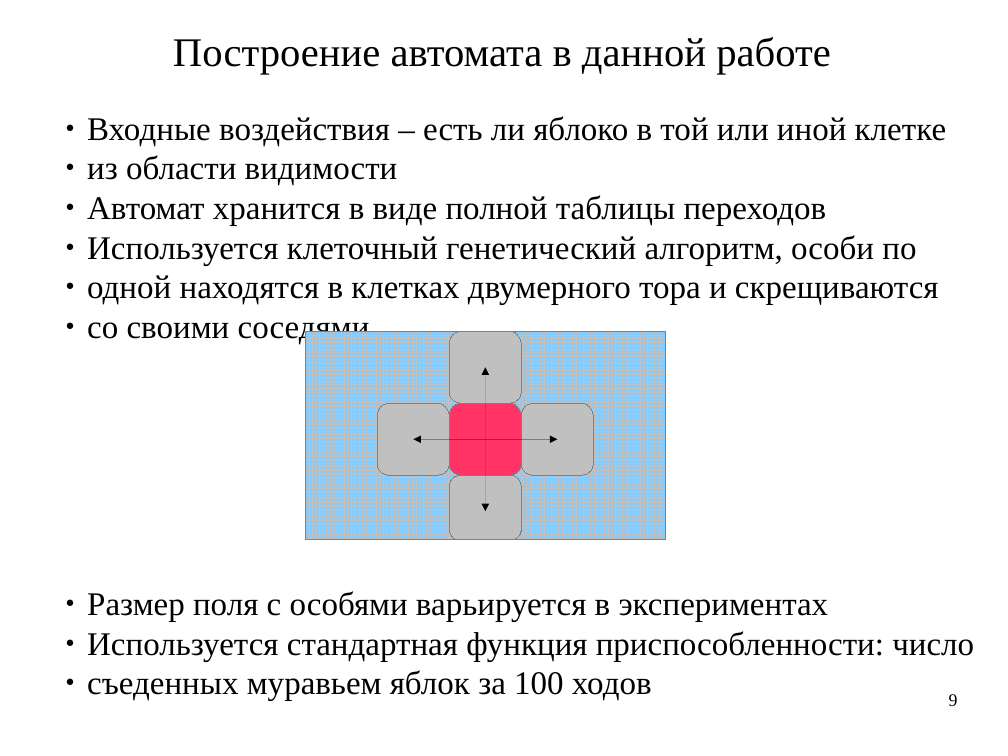
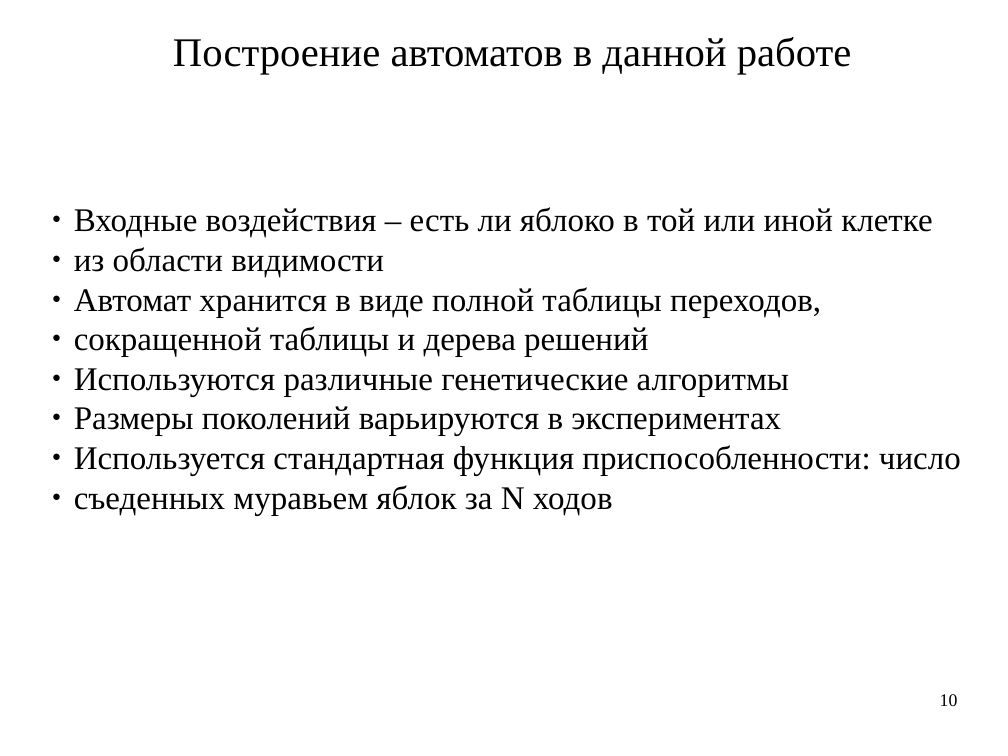
Before and after one commit to artem-bochkarev/master-work, a slide deck: slide 10 of Papers/Presentation.odp (slide 9 before the commit). Drawn at 1008x756 pixels with LibreOffice and Linux fonts; fonts in the diff are those of the drawing. Boxes give left, top, right and bottom in pixels: in the first picture for what was removed or moved away, otherwise in the second. Text is boxed around its words. In the diff, an @@ line names an element or a change of style, - is before the commit and + after.

```diff
--- a/Papers/Presentation.odp
+++ b/Papers/Presentation.odp
@@ text at <box>173,37,852,75</box>: text changed @@
-Построение автомата в данной работе
+Построение автоматов в данной работе
@@ text "Входные воздействия – есть ли ...": place and size @@
-text "Входные воздействия – есть ли ..." at <box>87,116,974,701</box>
+text "Входные воздействия – есть ли ..." at <box>74,207,961,516</box>
@@ text at <box>74,287,821,436</box>: text changed @@
-● Автомат хранится в виде полной таблицы переходов
-● Используется клеточный генетический алгоритм, особи по
-● одной находятся в клетках двумерного тора и скрещиваются
-● со своими соседями
-● Размер поля с особями варьируется в экспериментах
+● Автомат хранится в виде полной таблицы переходов,
+● сокращенной таблицы и дерева решений
+● Используются различные генетические алгоритмы
+● Размеры поколений варьируются в экспериментах
@@ rectangle removed at <box>306,331,666,540</box> @@
@@ rounded rectangle removed at <box>449,331,521,403</box> @@
@@ arrow removed from (486, 439) to (486, 368) @@
@@ rounded rectangle removed at <box>378,403,450,476</box> @@
@@ rounded rectangle removed at <box>449,403,521,476</box> @@
@@ rounded rectangle removed at <box>521,403,594,476</box> @@
@@ arrow removed from (486, 439) to (413, 439) @@
@@ arrow removed from (486, 439) to (558, 439) @@
@@ arrow removed from (486, 439) to (486, 511) @@
@@ rounded rectangle removed at <box>449,476,521,541</box> @@
@@ text at <box>74,485,613,516</box>: text changed @@
-● съеденных муравьем яблок за 100 ходов
+● съеденных муравьем яблок за N ходов
@@ page number at <box>940,694,958,706</box>: text changed @@
-9
+10
```
Also in this commit, not shown: 17 other slides changed, 8 slides added, 2 other files.
